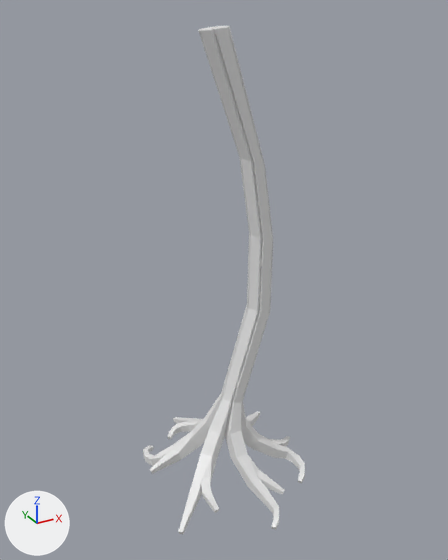
A saved change to the FBX model Assets/1. Art/3D Assets/Trees Final/Terra Firme/TF_Tree 06.fbx.
Rendered twice from a camera (50 mm lens) standing at (-46.8, -84.8, 79.6) and looking at (-0.1, 0.1, 37.1). Lighting does not change. The marker at lower left points along +X, +Y and +Z. Where no turn or scale is listed for an object, it has been applied to the vertices.

In view in the first picture: 'TF_Tree 06'.
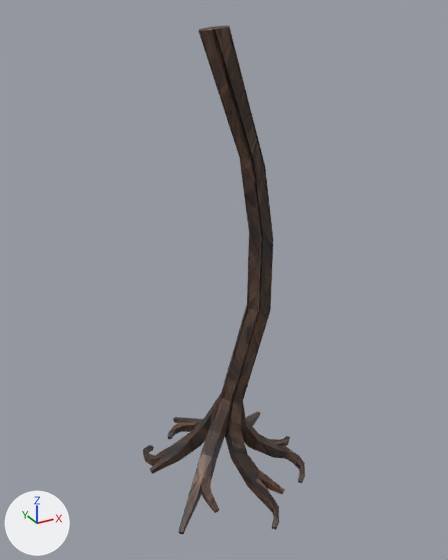
The newer file is also turned or shifted as a whole; pictures and numbers use the older file's frame.

Where the change shows, as pixel boxes [x1, y1, x2, y2] in the pictures (448 x 560 px):
'TF_Tree 06', recoloured
    both: [143, 25, 305, 534]

Patch to the scene script:
```diff
--- a/Assets/1. Art/3D Assets/Trees Final/Terra Firme/TF_Tree 06.fbx.py
+++ b/Assets/1. Art/3D Assets/Trees Final/Terra Firme/TF_Tree 06.fbx.py
@@ img_madeira_1_png @@
+img_madeira_1_png = load_image('madeira_1.png', '../../../2d art/textures/vtexturas/madeira 1.png', 2048, 2048, 'sRGB')
@@ mat_material_007 @@
+mat_material_007 = principled_material('Material.007')
+mat_material_007.texture = img_madeira_1_png
@@ me_plane_018 @@
 me_plane_018.from_pydata(...)  # 522 vertices, 510 faces; spans x -15.0..15.0, y -18.4..18.5, z -3.1..77.2
+me_plane_018.materials.append(mat_material_007)  # picture img_madeira_1_png
```
